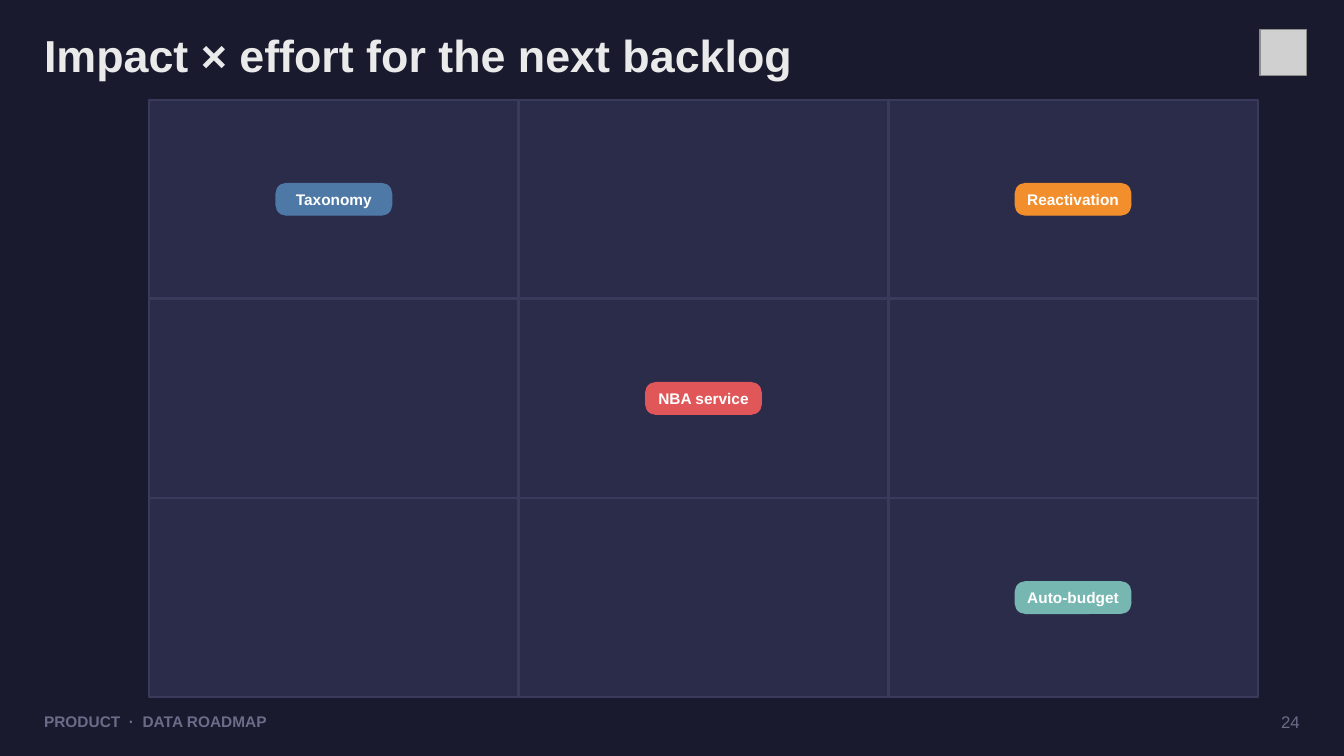
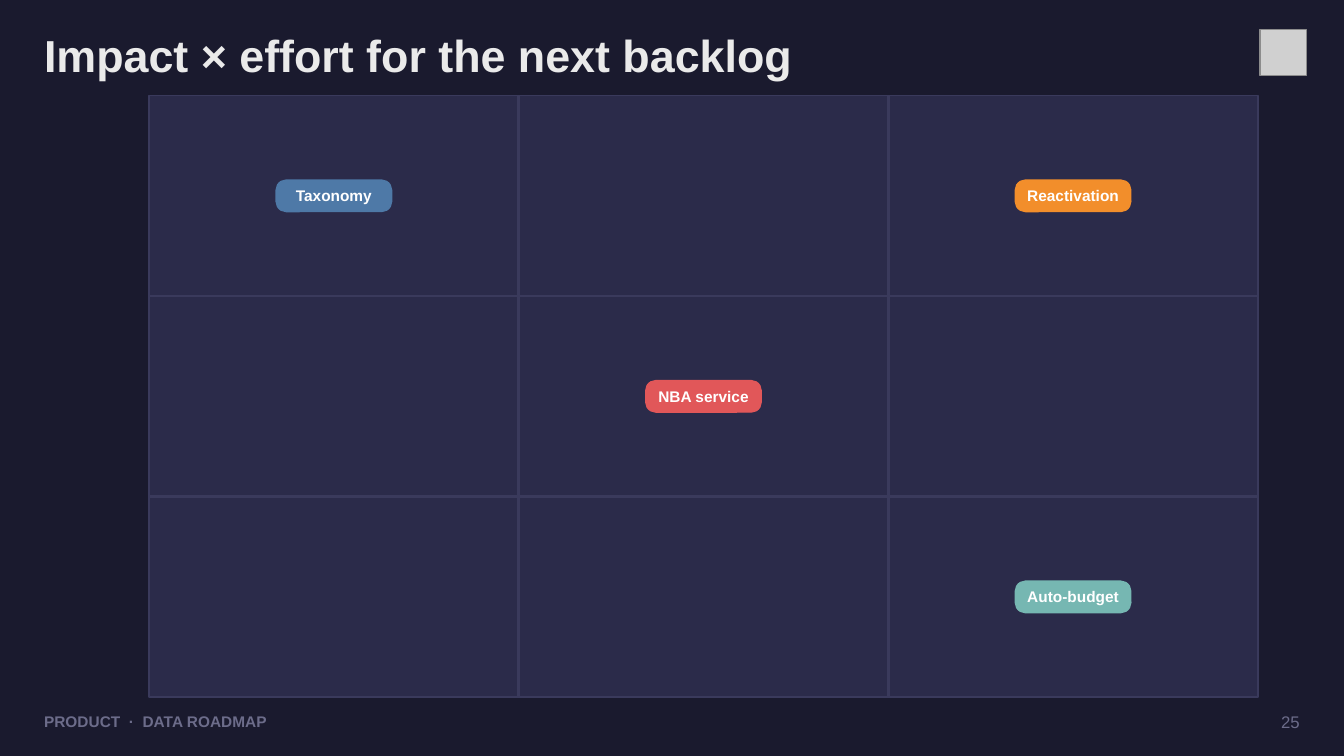
Before and after one commit to dhanesh123in/ppt-gen, a slide deck: slide 25 of examples/demo.pptx (slide 24 before the commit). Drawn at 1344x756 pixels with LibreOffice and Linux fonts; fonts in the diff are those of the drawing; grey boxes stand for pictures. Boxes give left, top, right and bottom in pixels: in the first picture for what was removed or moved away, otherwise in the second. Text is boxed around its words. In the diff, an @@ line names an element or a change of style, - is before the commit and + after.

```diff
--- a/examples/demo.pptx
+++ b/examples/demo.pptx
@@ rectangle: place and size @@
-rectangle at box(149, 100, 1258, 698)
+rectangle at box(149, 96, 1258, 698)
@@ rectangle: place and size @@
-rectangle at box(518, 100, 520, 698)
+rectangle at box(518, 96, 520, 698)
@@ rectangle: place and size @@
-rectangle at box(887, 100, 889, 698)
+rectangle at box(887, 96, 889, 698)
@@ 2 texts, 2 rounded rectangles: place and size @@
-2 texts, 2 rounded rectangles at box(276, 184, 1131, 215)
+2 texts, 2 rounded rectangles at box(276, 180, 1131, 212)
@@ text at box(1281, 716, 1300, 728): text changed @@
-24
+25
```
Also in this commit, not shown: 20 other slides changed, 1 slide added, 19 other files.
